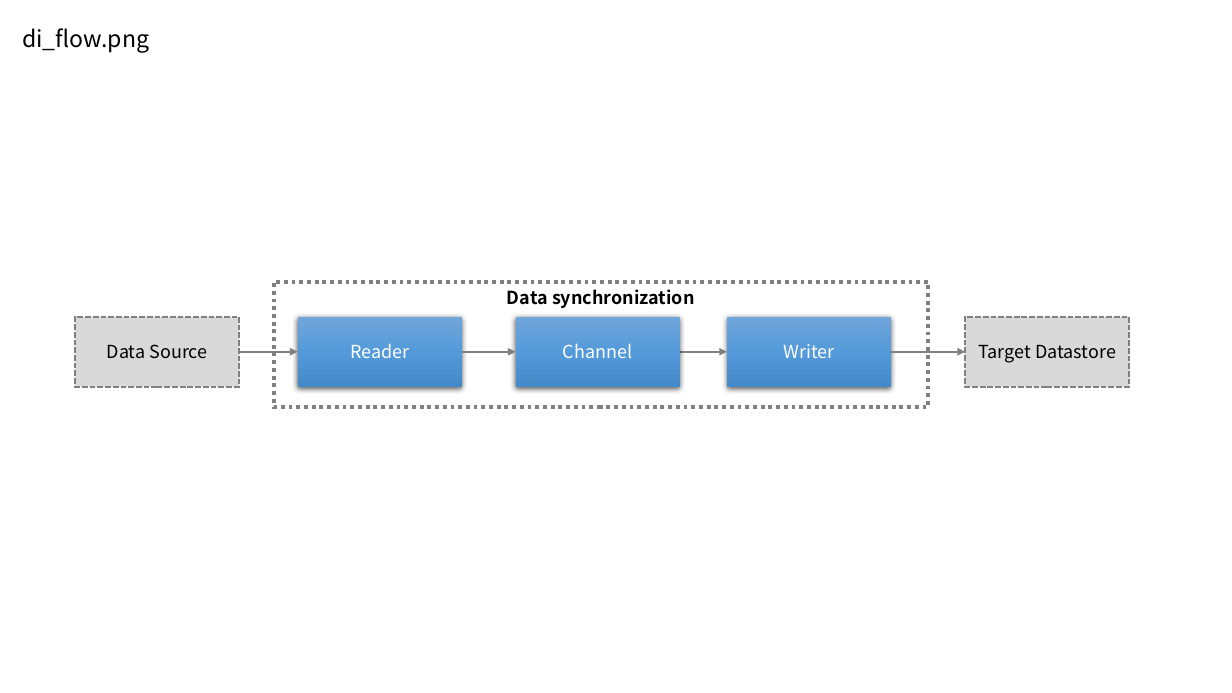
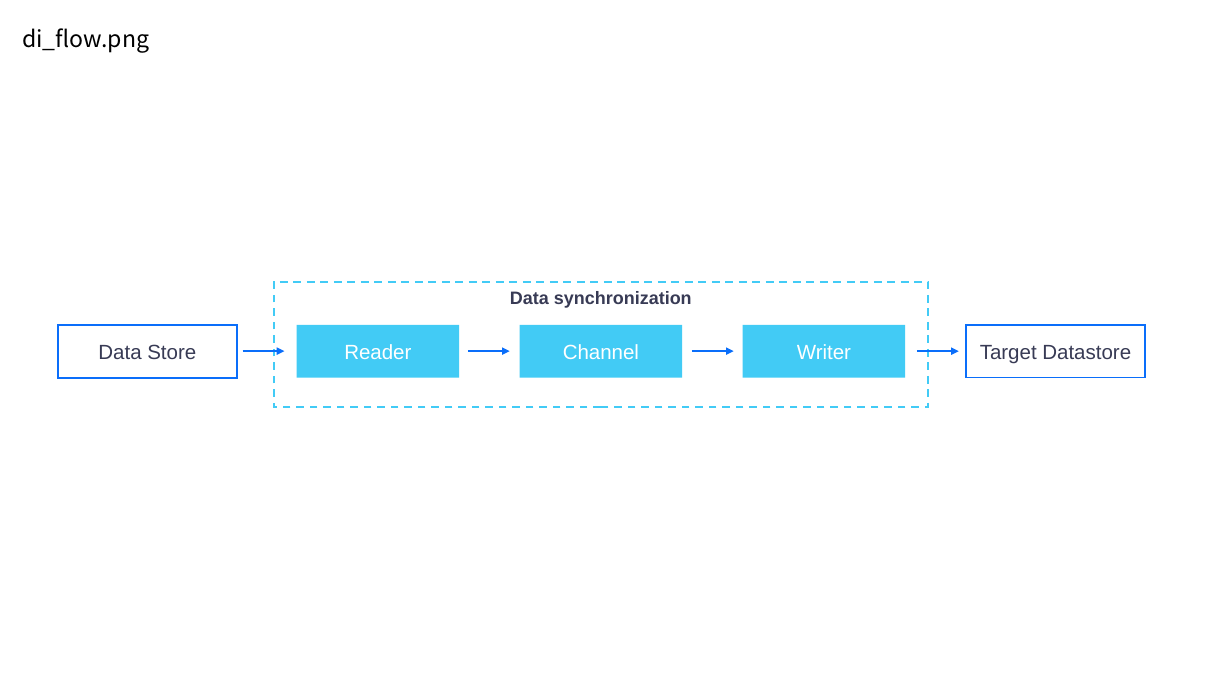
Before and after one commit to EnvisionDoc/offline_data_en, a slide deck: slide 4 of media/offline_en.pptx. Drawn at 1232x693 pixels with LibreOffice and Linux fonts; fonts in the diff are those of the drawing. Boxes give left, top, right and bottom in pixels: in the first picture for what was removed or moved away, otherwise in the second. Text is boxed around its words. In the diff, an @@ line names an element or a change of style, - is before the commit and + after.

```diff
--- a/media/offline_en.pptx
+++ b/media/offline_en.pptx
@@ rectangle "Data synchronization" at box(274, 282, 928, 408): font Noto Sans CJK SC to Arial, text colour #000000 to #383B55; outline #808080 3 pt dashed to #42CBF6 1.5 pt dashed @@
@@ rectangle "Data Store": place and size @@
-rectangle "Data Store" at box(75, 317, 239, 387)
+rectangle "Data Store" at box(58, 325, 237, 378)
@@ rectangle "Data Store" at box(58, 325, 237, 378): fill #D9D9D9 to none; outline #808080 1.5 pt dashed to #0A6EFA 1.5 pt @@
@@ rectangle "Reader": place and size @@
-rectangle "Reader" at box(298, 317, 462, 387)
+rectangle "Reader" at box(297, 324, 459, 377)
@@ rectangle "Channel": place and size @@
-rectangle "Channel" at box(516, 317, 680, 387)
+rectangle "Channel" at box(519, 324, 682, 377)
@@ size 14 to 16 pt, font Noto Sans CJK SC to Arial; fill gradient #71A6DB to #559BDB to #448ACA to #42CBF5; shadow off in 3 elements at box(297, 324, 459, 377), box(519, 324, 682, 377), box(743, 324, 906, 377) @@
@@ rectangle "Writer": place and size @@
-rectangle "Writer" at box(727, 317, 892, 387)
+rectangle "Writer" at box(743, 324, 906, 377)
@@ rectangle "Target Datastore": place and size @@
-rectangle "Target Datastore" at box(965, 317, 1129, 387)
+rectangle "Target Datastore" at box(967, 324, 1145, 377)
@@ rectangle "Target Datastore" at box(967, 324, 1145, 377): size 14 to 16 pt, font Noto Sans CJK SC to Arial, text colour #000000 to #383B55; fill #D9D9D9 to none; outline #808080 1.5 pt dashed to #0A6EFA 1.5 pt @@
@@ text in rectangle at box(98, 344, 196, 359): text changed; size 14 to 16 pt; font Noto Sans CJK SC to Arial; text colour #000000 to #383B55 @@
-Data Source
+Data Store
@@ arrow moved from (239, 352) - (298, 352) to (242, 351) - (285, 351) @@
@@ arrow (242, 351) - (285, 351): stroke #808080 1.5 pt to #0A6EFA 1.5 pt @@
@@ arrow moved from (462, 352) - (516, 352) to (468, 351) - (510, 351) @@
@@ arrow (468, 351) - (510, 351): stroke #808080 1.5 pt to #0A6EFA 1.5 pt @@
@@ arrow moved from (680, 352) - (727, 352) to (692, 351) - (734, 351) @@
@@ arrow (692, 351) - (734, 351): stroke #808080 1.5 pt to #0A6EFA 1.5 pt @@
@@ arrow moved from (892, 352) - (965, 352) to (917, 351) - (959, 351) @@
@@ arrow (917, 351) - (959, 351): stroke #808080 1.5 pt to #0A6EFA 1.5 pt @@
```
Also in this commit, not shown: 3 other slides changed, 21 other files.
